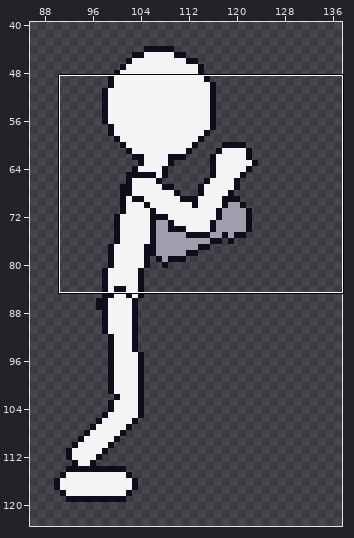
Pixel-art file -- art/stickman/fast_jab_3.aseprite. Above: a wide view before the commit, with the close-up outlined.
Close-up. As it was:
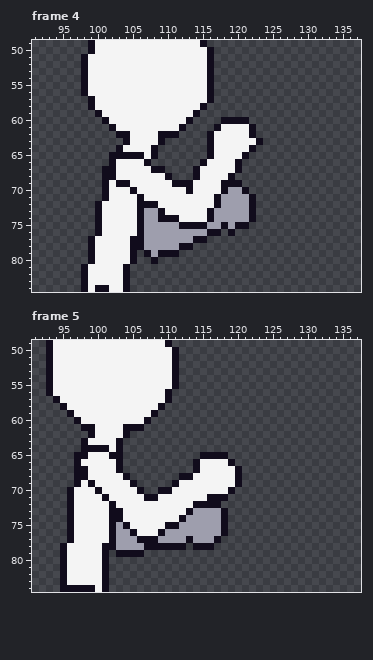
192x128 pixels, 6 frames. Shown: frame 4: x 91..137, y 49..84; frame 5: x 91..137, y 49..84. The wide view leaves out empty margins. The commit also changed other frames or places, which this record leaves out.
The result:
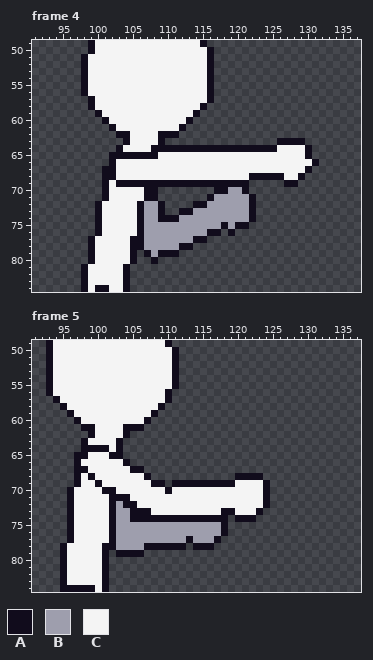
Palette (. is transparent): A #110c1c  B #9e9ead  C #f4f4f4
Diff:
Frame 4:
y 60: x 118..121 AAAA -> ....
y 61: x 117..122 ACCCCA -> ......
y 62: x 116..122 ACCCCCA -> .......
y 63: x 116..123 ACCCCCCA -> ........; x 126..129 .... -> AAAA
y 64: x 109..115 ....... -> AAAAAAA; x 117..121 CCCCC -> AAAAA; x 123..130 ........ -> AAACCCCA
y 65: x 107 C -> A; x 109..116 .......A -> CCCCCCCC; x 121..130 A......... -> CCCCCCCCCA
y 66: x 107..115 A.......A -> CCCCCCCCC; x 120..131 A........... -> CCCCCCCCCCCA
y 67: x 108..114 AA....A -> CCCCCCC; x 120..130 A.......... -> CCCCCCCCCCA
y 68: x 110..114 A...A -> CCCCC; x 119..129 A.......... -> CCCAAAAACCA
y 69: x 105..110 CCCCCC -> AAAAAA; x 114..117 CCCC -> AAAA; x 121 . -> A; x 127..128 .. -> AA
y 70: x 105 A -> C; x 107..117 CCCCCCACCCC -> AA........A
y 71: x 106..117 ACCCCCCCCCCA -> CAA.......AB
y 72: x 107..117 AACCCCCCCCA -> BBA....AABB
y 73: x 110..116 CCCCCCA -> ..AABBB
y 74: x 112..116 CCCCA -> BBBBB
y 75: x 112..115 AAAA -> BBBB
Frame 5:
y 65: x 115..118 AAAA -> ....
y 66: x 103..104 A. -> CA; x 114..119 ACCCCA -> ......
y 67: x 103..106 A... -> CCAA; x 114..120 ACCCCCA -> .......
y 68: x 98..99 AC -> CA; x 104..107 A... -> CCCA; x 112..119 AACCCCCC -> ........; x 121..123 ... -> AAA
y 69: x 99..100 AC -> CA; x 105..109 A.... -> CCCAA; x 112..124 CCCCCCCCA.... -> AAAAAAAACCCCA
y 70: x 100..102 ACC -> CAA; x 106..109 A..A -> CCCC; x 119..124 A..... -> CCCCCA
y 71: x 101..104 ACCC -> CAAA; x 107..108 AA -> CC; x 116..124 AAA...... -> CCCCCCCCA
y 72: x 103..105 CCC -> BAA; x 114..124 AAAA....... -> CCCCCCCCCCA
y 73: x 103..107 ACCCC -> BBAAA; x 113..117 ABBBB -> CCCCC; x 119..123 ..... -> ACCCA
y 74: x 103..111 ACCCCCCCC -> BBAAAAAAA; x 113..117 BBBBB -> AAAAA; x 120..122 ... -> AAA
y 75: x 104..111 ACCCCCAA -> BBBBBBBB
y 76: x 105..109 ACCCA -> BBBBB
y 77: x 106..108 AAA -> BBB
Where, in picture pixels (left, top, right, bottom), the same in both close-ups:
changed: (130, 117, 319, 229)
changed: (81, 452, 270, 543)
